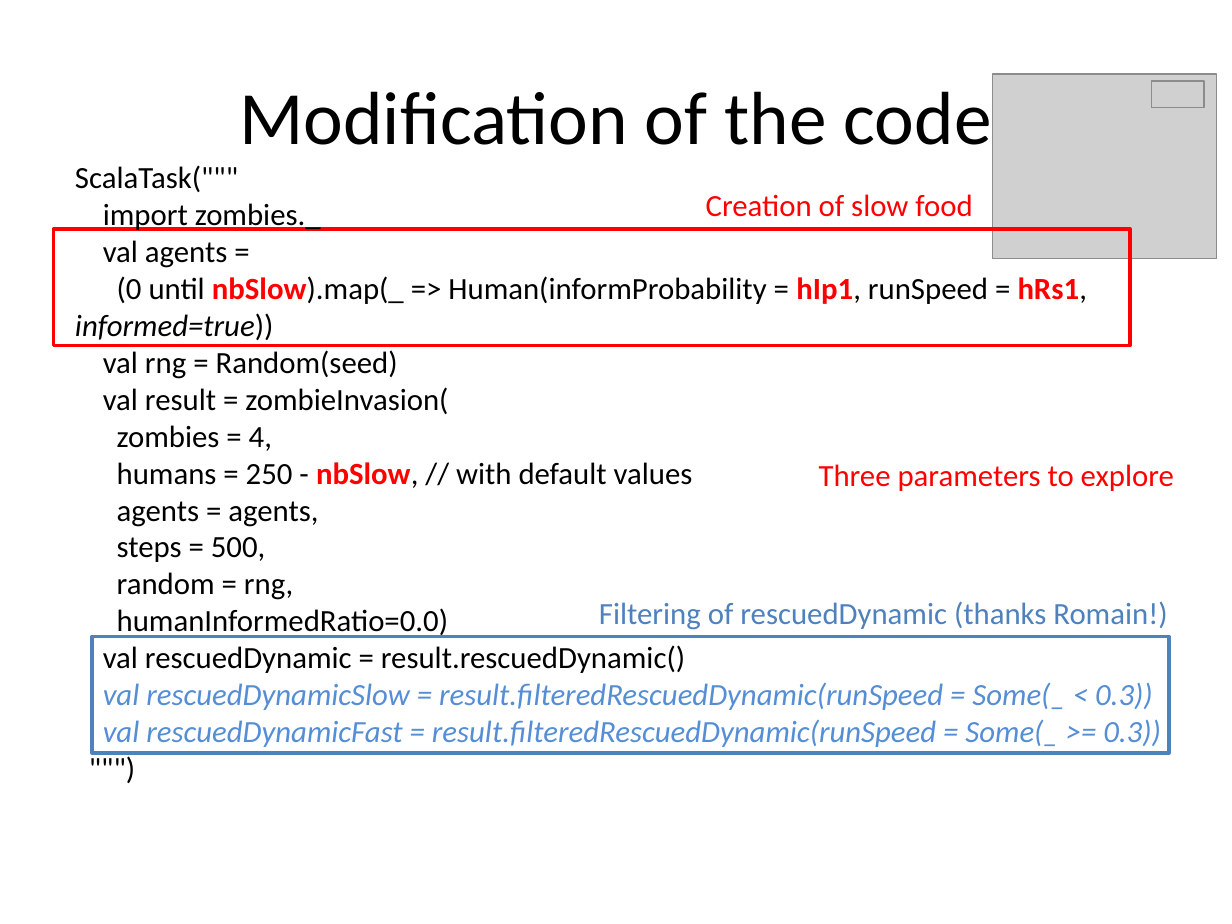
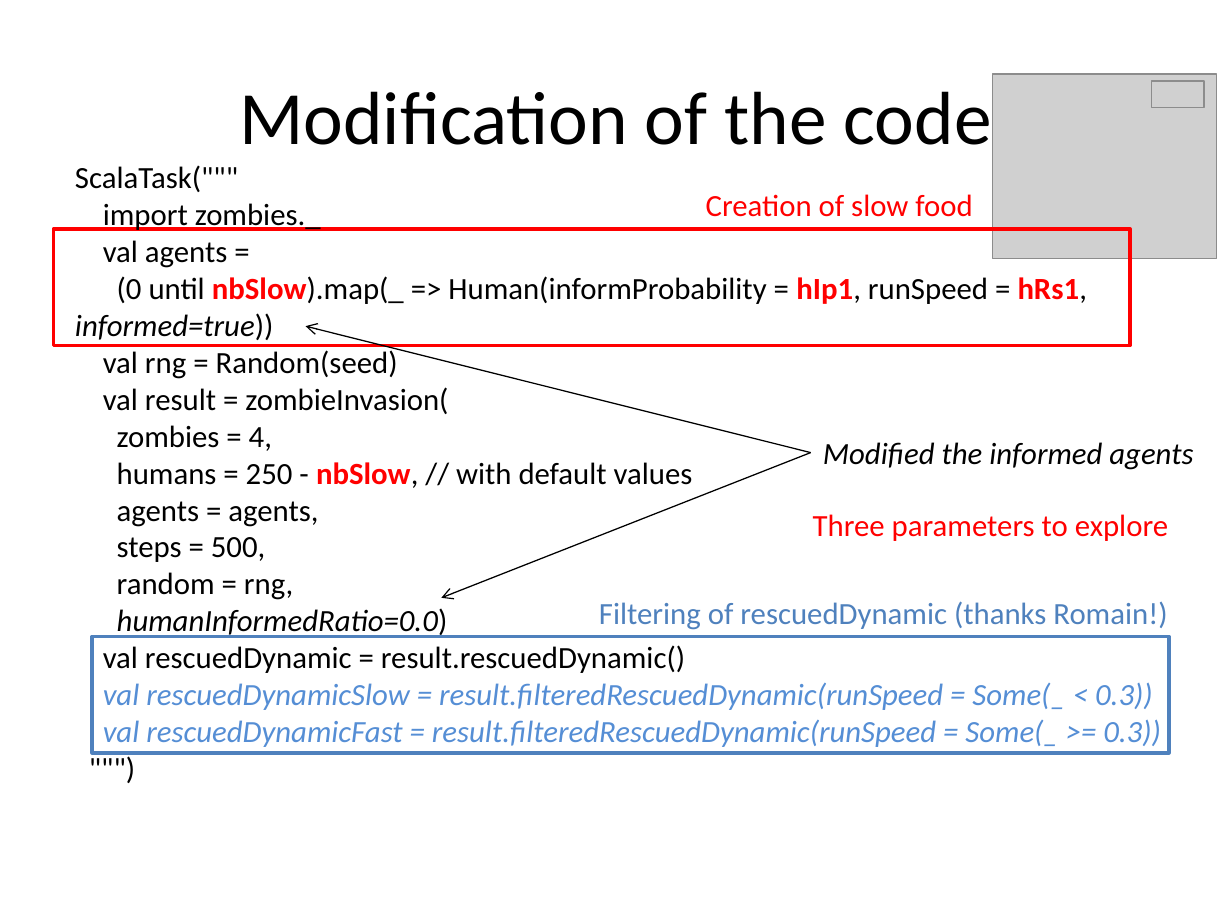
Before and after one commit to pioucyril/exmodeloGroup4, a slide deck: slide 4 of Social benefits of slow food.pptx. Drawn at 1232x924 pixels with LibreOffice and Linux fonts; fonts in the diff are those of the drawing; grey boxes stand for pictures. Boxes give left, top, right and bottom in pixels: in the first picture for what was removed or moved away, otherwise in the second. Text is boxed around its words. In the diff, an @@ line names an element or a change of style, - is before the commit and + after.

```diff
--- a/Social benefits of slow food.pptx
+++ b/Social benefits of slow food.pptx
@@ arrow added from (811, 452) to (306, 326), #000000 0.75 pt @@
@@ text added at bbox=[823, 442, 1193, 470], 18 pt, text #000000, italic @@
+Modified the informed agents
@@ arrow added from (811, 452) to (441, 598), #000000 0.75 pt @@
@@ text "Three parameters to explore": place and size @@
-text "Three parameters to explore" at bbox=[819, 464, 1174, 491]
+text "Three parameters to explore" at bbox=[813, 514, 1168, 541]
@@ text at bbox=[117, 608, 448, 638]: italic on in "humanInformedRatio=0.0)" @@
```
Also in this commit, not shown: 3 other slides changed, 1 slide added, 1 slide removed, 2 other files.
